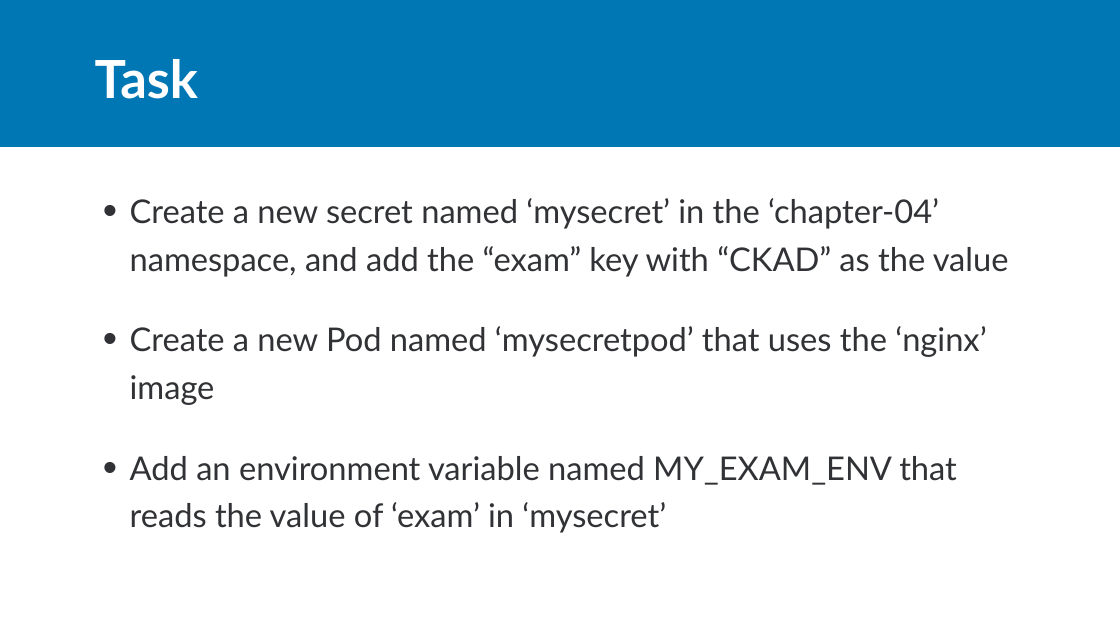
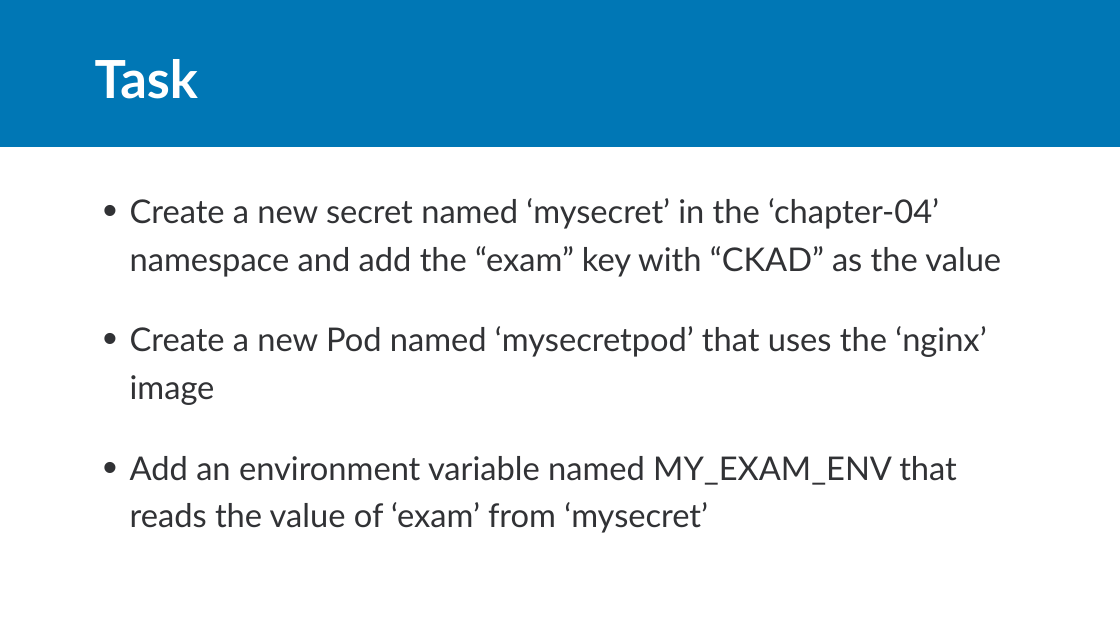
Before and after one commit to rdiazconcha/ckad-exam-prep, a slide deck: slide 3 of chapter-04/05-secrets/04_05_secrets.pptx. Drawn at 1120x630 pixels with LibreOffice and Linux fonts; fonts in the diff are those of the drawing. Boxes give left, top, right and bottom in pixels: in the first picture for what was removed or moved away, otherwise in the second. Text is boxed around its words. In the diff, an @@ line names an element or a change of style, - is before the commit and + after.

```diff
--- a/chapter-04/05-secrets/04_05_secrets.pptx
+++ b/chapter-04/05-secrets/04_05_secrets.pptx
@@ text at bbox=[130, 198, 1001, 277]: text changed @@
-• Create a new secret named ‘mysecret’ in the ‘chapter-04’ namespace, and add the “exam” key with “CKAD” as the value
+• Create a new secret named ‘mysecret’ in the ‘chapter-04’ namespace and add the “exam” key with “CKAD” as the value
@@ text at bbox=[130, 456, 957, 533]: text changed @@
-• Add an environment variable named MY_EXAM_ENV that reads the value of ‘exam’ in ‘mysecret’
+• Add an environment variable named MY_EXAM_ENV that reads the value of ‘exam’ from ‘mysecret’
```
Also in this commit, not shown: 3 other files.
